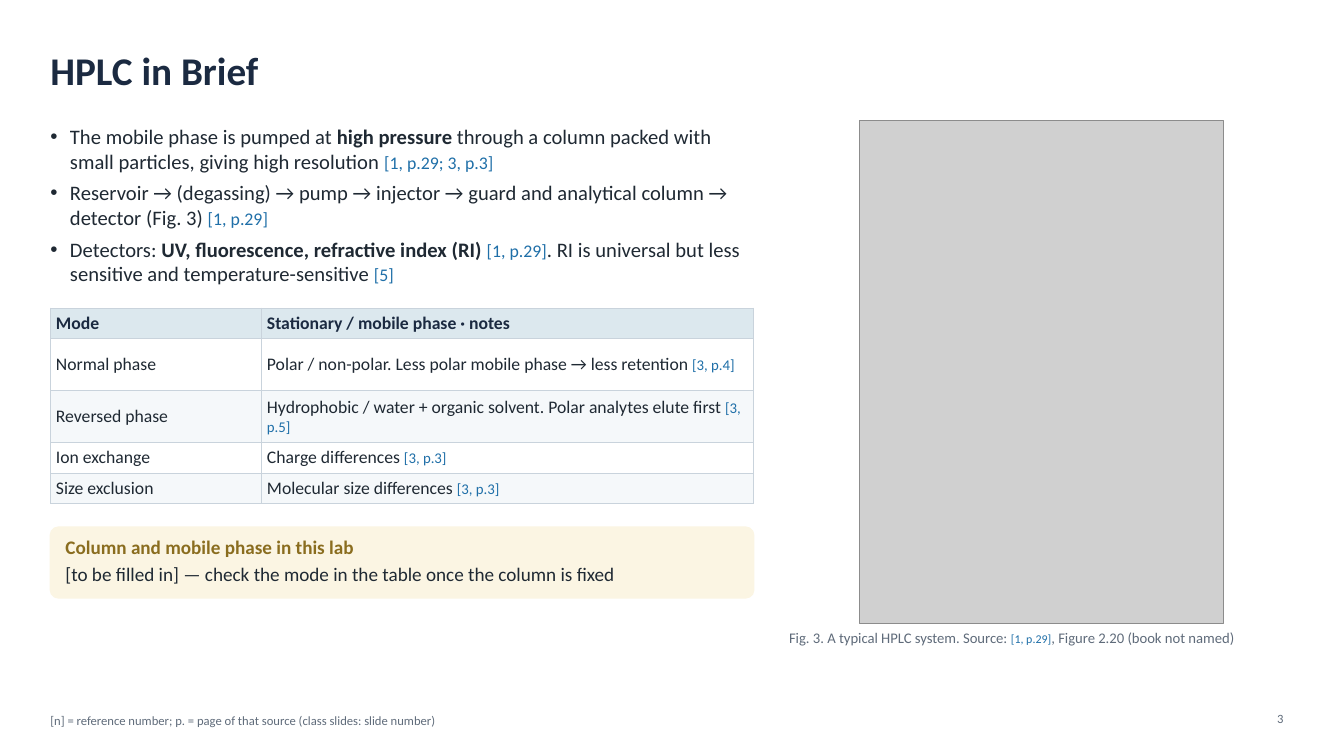
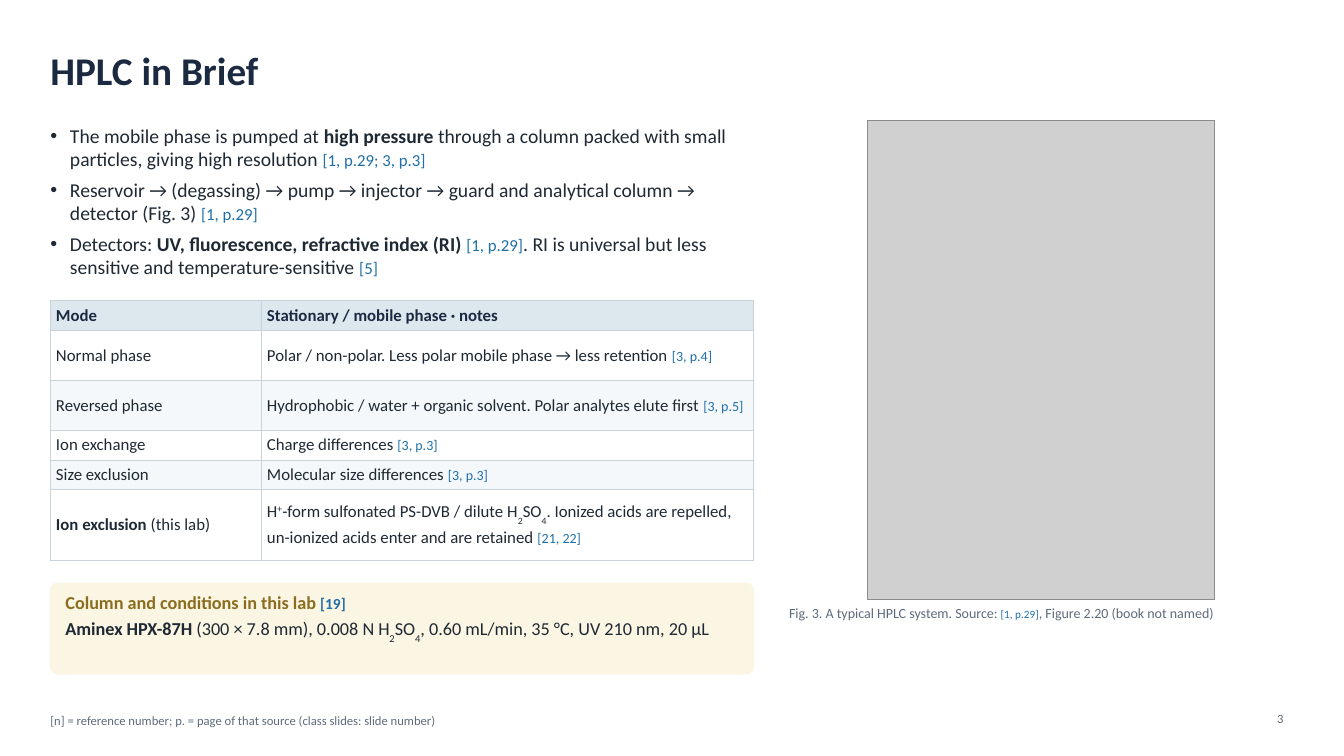
Before and after one commit to mingyu221/office, a slide deck: slide 3 of HPLC_formate_slides_EN.pptx. Drawn at 1344x756 pixels with LibreOffice and Linux fonts; fonts in the diff are those of the drawing; grey boxes stand for pictures. Boxes give left, top, right and bottom in pixels: in the first picture for what was removed or moved away, otherwise in the second. Text is boxed around its words. In the diff, an @@ line names an element or a change of style, - is before the commit and + after.

```diff
--- a/HPLC_formate_slides_EN.pptx
+++ b/HPLC_formate_slides_EN.pptx
@@ text "The mobile phase is pumped ..." at [70,129,726,277]: size 14.7 to 14 pt in "The mobile phase is pumped at high ...", "Reservoir → (degassing) → pump → injector ...", "Detectors: UV, fluorescence, refractive index (RI) p.29]. ..."; size 12.7 to 12 pt in "[1, p.29; 3, p.3]", "[1, p.29]", "[1, p.29]. [5]" @@
@@ picture: place and size @@
-picture at [860,121,1224,624]
+picture at [868,121,1215,600]
@@ table at [50,300,753,549] @@
+row 6: Ion exclusion (this lab) | H+-form sulfonated PS-DVB / dilute H2SO4. Ionized acids are repelled, un-ionized acids enter and are retained [21, 22]
@@ table: place and size @@
-table at [50,308,753,501]
+table at [50,300,753,549]
@@ rounded rectangle: place and size @@
-rounded rectangle at [50,527,754,598]
+rounded rectangle at [50,584,754,675]
@@ rounded rectangle at [50,584,754,675]: proportions changed @@
@@ text at [65,596,709,638]: text changed; size 13.7 to 13 pt @@
-Column and mobile phase in this lab
-[to be filled in] — check the mode in the table once the column is fixed
+Column and conditions in this lab [19]
+Aminex HPX-87H (300 × 7.8 mm), 0.008 N H2SO4, 0.60 mL/min, 35 °C, UV 210 nm, 20 µL
@@ text "Fig. 3. A typical HPLC ...": place and size @@
-text "Fig. 3. A typical HPLC ..." at [789,632,1234,646]
+text "Fig. 3. A typical HPLC ..." at [789,608,1214,621]
@@ text "Fig. 3. A typical HPLC ..." at [789,608,1214,621]: size 10.5 to 10 pt in "Fig. 3. A typical HPLC system. Source: ..."; size 8.5 to 8 pt in "[1, p.29]," @@
```
Also in this commit, not shown: 7 other slides changed, 1 slide added, 3 other files.
